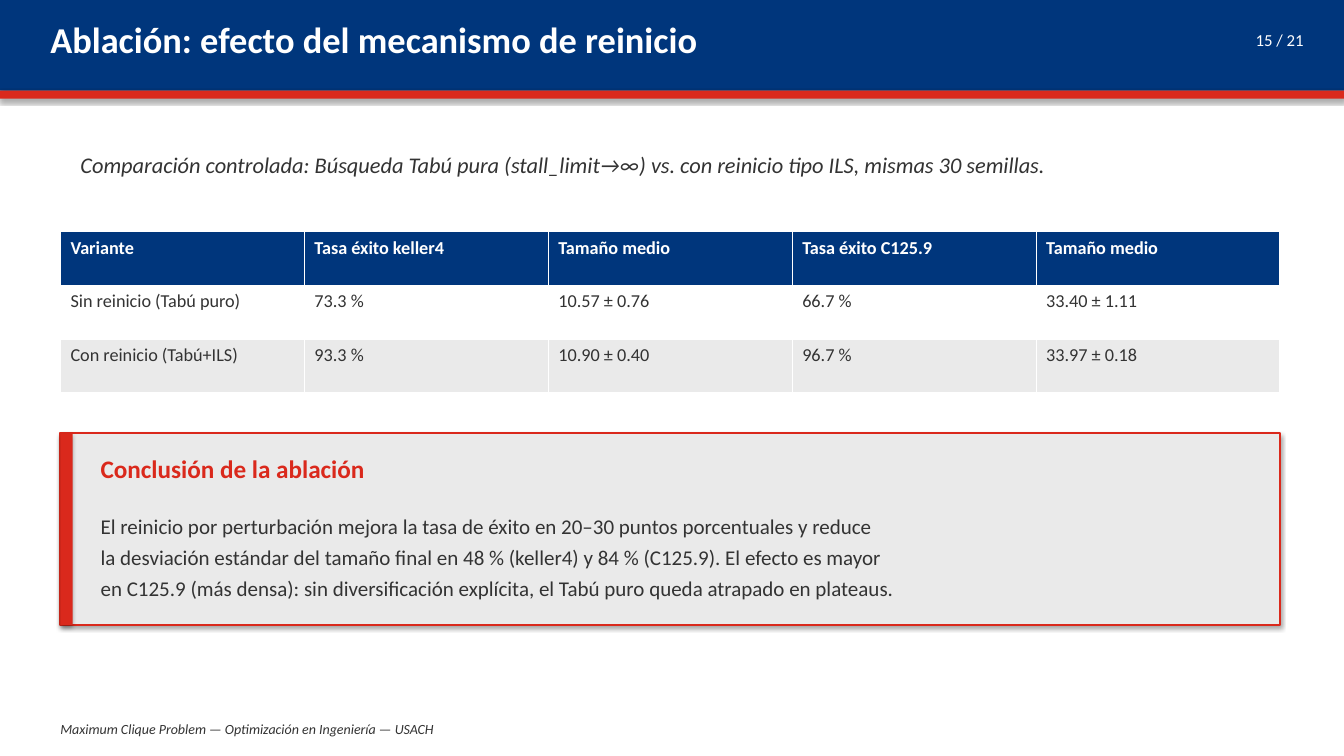
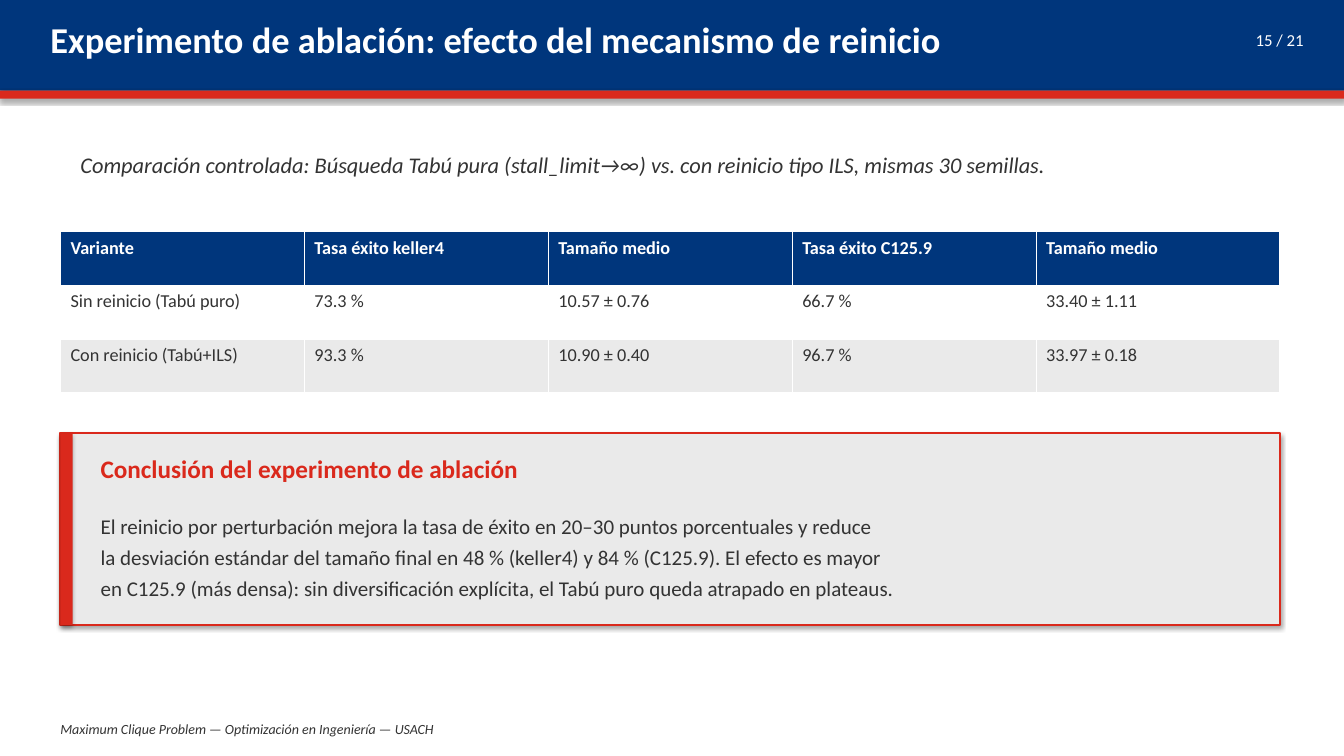
Before and after one commit to dmm-usach/lab-opti, a slide deck: slide 15 of presentacion/Presentacion_MCP.pptx. Drawn at 1344x756 pixels with LibreOffice and Linux fonts; fonts in the diff are those of the drawing. Boxes give left, top, right and bottom in pixels: in the first picture for what was removed or moved away, otherwise in the second. Text is boxed around its words. In the diff, an @@ line names an element or a change of style, - is before the commit and + after.

Commit message:
Update report and presentation files

```diff
--- a/presentacion/Presentacion_MCP.pptx
+++ b/presentacion/Presentacion_MCP.pptx
@@ text at <box>50,27,941,59</box>: text changed @@
-Ablación: efecto del mecanismo de reinicio
+Experimento de ablación: efecto del mecanismo de reinicio
@@ text at <box>101,460,517,482</box>: text changed @@
-Conclusión de la ablación
+Conclusión del experimento de ablación
```
Also in this commit, not shown: 8 other files.
